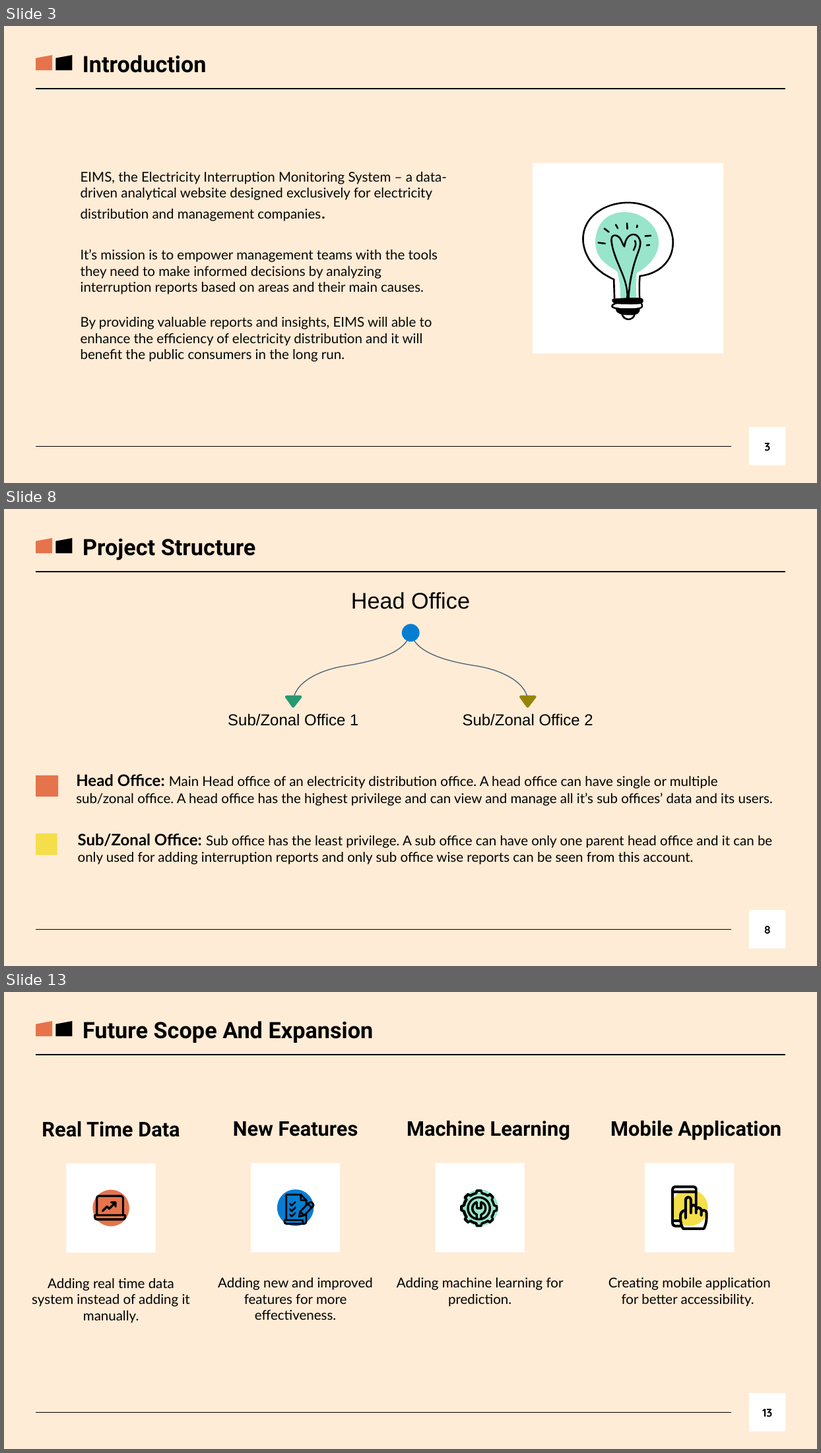
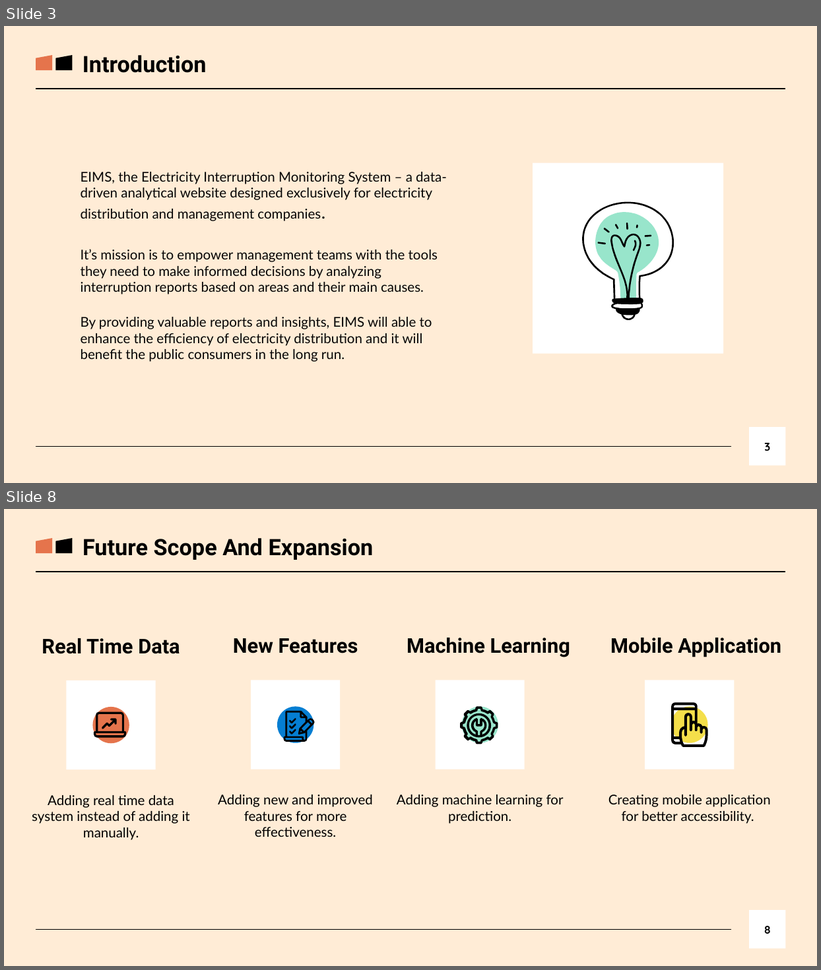
Before and after one commit to itstanmaymitra/eims, a slide deck: presentation/Presentation.pptx. Shown one above the other, each under a label of ours: slides 3, 8 and 13 before the commit, slides 3 and 8 after it; the slides between them are not shown. The pictures are 821x1453 and 821x970 pixels, drawn with LibreOffice and Linux fonts; fonts in the diff are those of the drawing. Boxes give left, top, right and bottom in pixels: in the first picture for what was removed or moved away, otherwise in the second. Text is boxed around its words. In the diff, an @@ line names an element or a change of style, - is before the commit and + after.

```diff
--- a/presentation/Presentation.pptx
+++ b/presentation/Presentation.pptx
@@ slide 8 removed at (4, 509, 817, 966), background #FFECD6; not listed: 2 template elements that a slide beside it also shows @@
@@ flow chart manual input removed at (36, 538, 52, 554) @@
@@ flow chart manual input removed at (56, 538, 72, 554) @@
@@ text removed at (83, 538, 256, 560) @@
-Project Structure
@@ text removed at (351, 592, 470, 609) @@
-Head Office
@@ group removed at (284, 624, 537, 708): 5 freeform shapes @@
@@ text removed at (228, 714, 358, 726) @@
-Sub/Zonal Office 1
@@ text removed at (463, 714, 593, 726) @@
-Sub/Zonal Office 2
@@ rectangle removed at (36, 776, 59, 797) @@
@@ text removed at (76, 774, 773, 806) @@
-Head Office: Main Head office of an electricity distribution office. A head office can have single or multiple sub/zonal office. A head office has the highest privilege and can view and manage all it’s sub offices’ data and its users.
@@ rectangle removed at (36, 834, 57, 855) @@
@@ text removed at (78, 834, 772, 865) @@
-Sub/Zonal Office: Sub office has the least privilege. A sub office can have only one parent head office and it can be only used for adding interruption reports and only sub office wise reports can be seen from this account.
@@ page number removed at (749, 911, 785, 949) @@
-8
@@ what was slide 13 is now slide 8 @@
@@ page number at (764, 926, 771, 934): text changed @@
-13
+8
```
Also in this commit, not shown: 5 slides changed, 1 slide added, 5 other slides removed, 3 other files.
